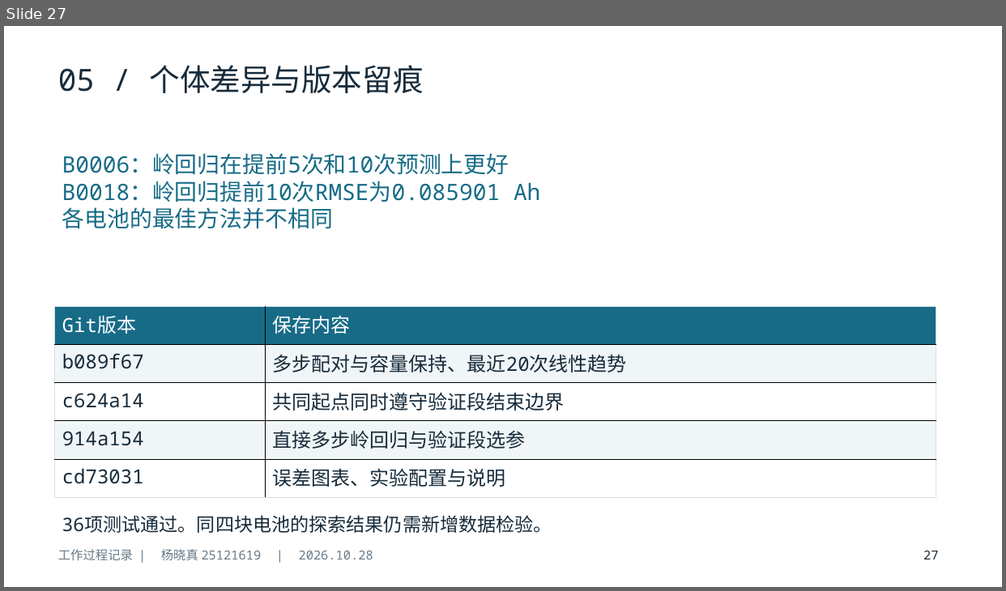
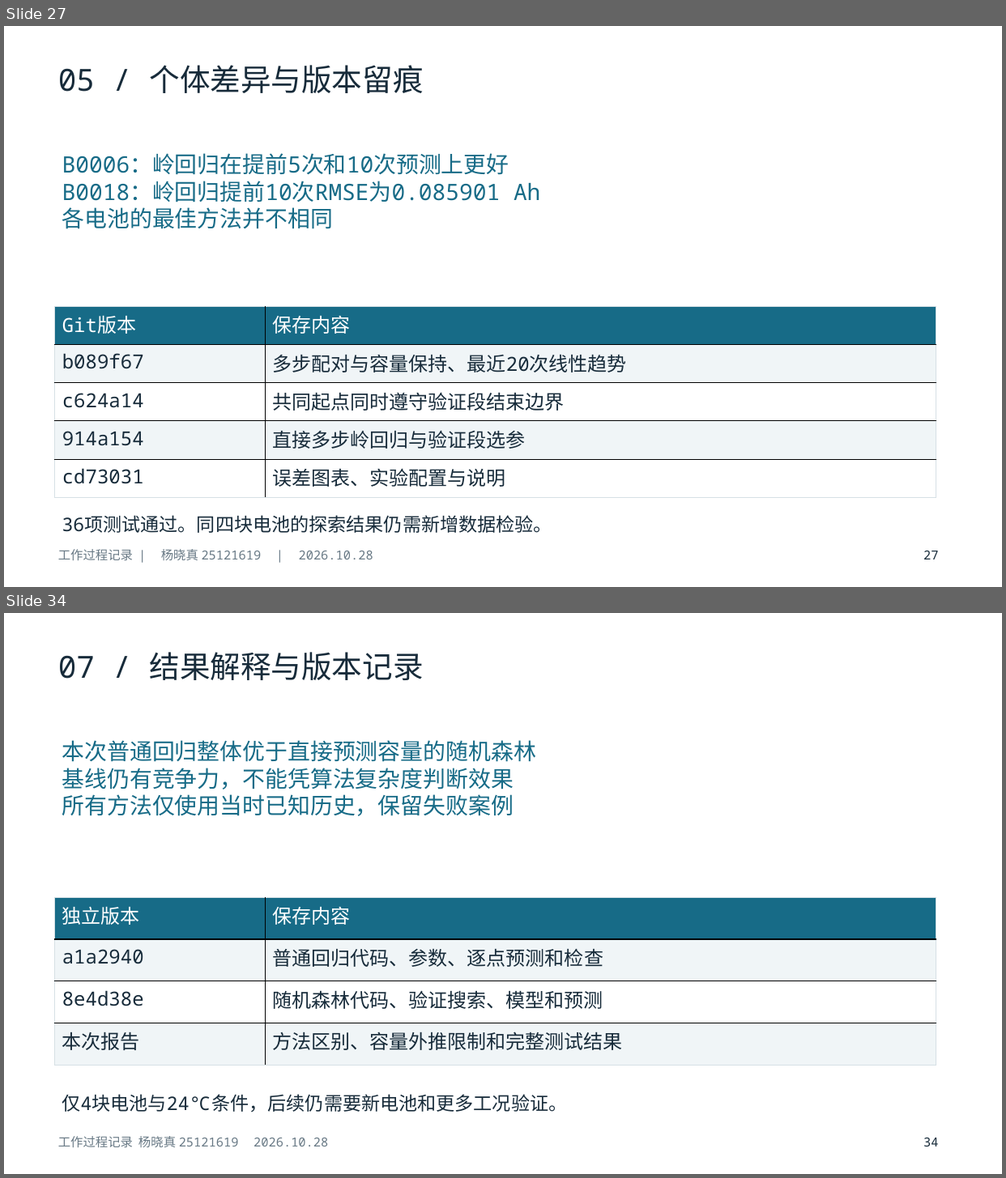
Before and after one commit to yxz666-Y/python-midterm-pre, a slide deck: deliverables/题目三_工作过程.pptx. Shown one above the other, each under a label of ours: slide 27 before the commit, slides 27 and 34 after it; the slides between them are not shown. The pictures are 1006x591 and 1006x1178 pixels, drawn with LibreOffice and Linux fonts; fonts in the diff are those of the drawing. Boxes give left, top, right and bottom in pixels: in the first picture for what was removed or moved away, otherwise in the second. Text is boxed around its words. In the diff, an @@ line names an element or a change of style, - is before the commit and + after.

Commit message:
docs: 对比普通回归与随机森林并保存报告和34页过程PPT

```diff
--- a/deliverables/题目三_工作过程.pptx
+++ b/deliverables/题目三_工作过程.pptx
@@ slide 34 added at (4, 613, 1002, 1174), background #FFFFFF @@
@@ text added at (58, 652, 424, 680), 29.2 pt, text #172B3A @@
+07 / 结果解释与版本记录
@@ text added at (62, 740, 536, 816), 21.8 pt, text #176B87 @@
+本次普通回归整体优于直接预测容量的随机森林
+基线仍有竞争力，不能凭算法复杂度判断效果
+所有方法仅使用当时已知历史，保留失败案例
@@ table added at (55, 897, 936, 1065), 4 rows, 2 columns @@
+独立版本 | 保存内容
+a1a2940 | 普通回归代码、参数、逐点预测和检查
+8e4d38e | 随机森林代码、验证搜索、模型和预测
+本次报告 | 方法区别、容量外推限制和完整测试结果
@@ text added at (62, 1094, 568, 1113), 18 pt, text #172B3A @@
+仅4块电池与24℃条件，后续仍需要新电池和更多工况验证。
@@ text added at (58, 1136, 328, 1148), 12 pt, text #687985 @@
+工作过程记录 杨晓真 25121619 2026.10.28
@@ text added at (923, 1138, 938, 1147), 12 pt, text #172B3A @@
+34
```
Also in this commit, not shown: 6 other slides added, 19 other files.
